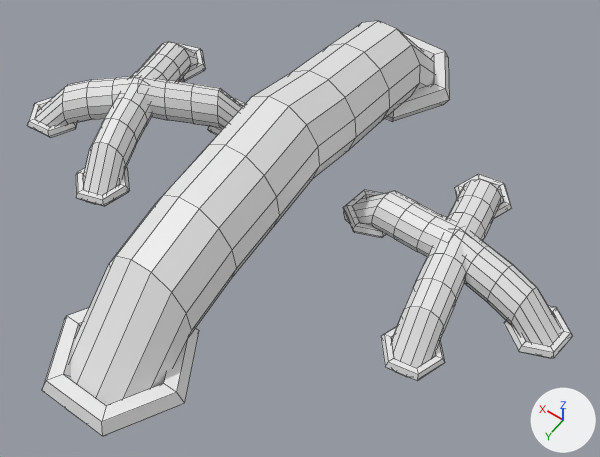
The FBX model proyecto/Assets/Assets/Ground/CasillaNave1.fbx, before and after one commit.
One viewpoint serves both versions: a camera (50 mm lens) standing at (-0.0842, 0.1097, 0.1819) and looking at (-0.012, 0.0086, 0.0231). Every picture has the same lights, and +X, +Y and +Z are marked at lower right. Mesh edges are drawn as thin lines.
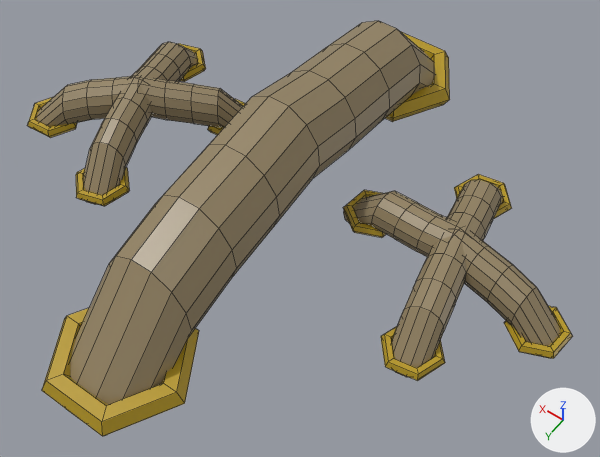
Changed parts and their boxes (x1, y1, x2, y2) in the pictures (600 x 457 px):
'Cilindro', recoloured (white to brown)
    both: (70, 21, 435, 405)
'Cilindro.005', recoloured (white to brown)
    both: (343, 191, 560, 346)
'Cilindro.004', recoloured (white to brown)
    both: (392, 180, 503, 377)
'Torus.001', recoloured (white to yellow)
    both: (42, 308, 199, 436)
'Cilindro.002', recoloured (white to brown)
    both: (37, 76, 243, 128)
'Cilindro.003', recoloured (white to brown)
    both: (83, 42, 198, 205)
'Torus', recoloured (grey to yellow)
    both: (385, 32, 450, 122)
'Torus.009', recoloured (white to yellow)
    both: (381, 327, 445, 381)
'Torus.011', recoloured (white to yellow)
    both: (504, 306, 573, 358)
'Torus.007', recoloured (white to yellow)
    both: (76, 167, 129, 206)
'Torus.010', recoloured (grey to yellow)
    both: (343, 190, 386, 238)
'Torus.005', recoloured (grey to yellow)
    both: (27, 97, 77, 138)
'Torus.008', recoloured (white to yellow)
    both: (454, 174, 512, 218)
'Torus.006', recoloured (grey to yellow)
    both: (178, 44, 206, 82)

The change, as a list of edits to the scene's bpy script:
```text
Add mat_material_001:
    mat_material_001 = principled_material('Material.001')
    mat_material_001.base_color = (0.299, 0.231, 0.128)  # brown #958464
    mat_material_001.roughness = 0.4
Add mat_material_002:
    mat_material_002 = principled_material('Material.002')
    mat_material_002.base_color = (0.48, 0.32, 0.0125)  # yellow #b8991d
    mat_material_002.roughness = 0.4
Change me_torus_010:
    where me_torus_010.from_pydata(...)  # 36 vertices, 36 faces; spans x -1.25..1.25, y -1.08..1.08, z -0.22..0.22
    add me_torus_010.materials.append(mat_material_002)  # yellow #b8991d
Change me_cilindro:
    where me_cilindro.from_pydata(...)  # 117 vertices, 106 faces; spans x -0.99..0.99, y -1.69..1.24, z -1.16..1.16
    add me_cilindro.materials.append(mat_material_001)  # brown #958464
Change me_cilindro_003:
    where me_cilindro_003.from_pydata(...)  # 117 vertices, 106 faces; spans x -0.99..0.99, y -1.69..1.24, z -1.16..1.16
    add me_cilindro_003.materials.append(mat_material_001)  # brown #958464
Change me_torus_007:
    where me_torus_007.from_pydata(...)  # 36 vertices, 36 faces; spans x -1.25..1.25, y -1.08..1.08, z -0.22..0.22
    add me_torus_007.materials.append(mat_material_002)  # yellow #b8991d
Change me_torus_001:
    where me_torus_001.from_pydata(...)  # 36 vertices, 36 faces; spans x -1.25..1.25, y -1.08..1.08, z -0.22..0.22
    add me_torus_001.materials.append(mat_material_002)  # yellow #b8991d
Change me_cilindro_006:
    where me_cilindro_006.from_pydata(...)  # 117 vertices, 106 faces; spans x -0.99..0.99, y -1.69..1.24, z -1.16..1.16
    add me_cilindro_006.materials.append(mat_material_001)  # brown #958464
Change me_torus_013:
    where me_torus_013.from_pydata(...)  # 36 vertices, 36 faces; spans x -1.25..1.25, y -1.08..1.08, z -0.22..0.22
    add me_torus_013.materials.append(mat_material_002)  # yellow #b8991d
Change me_torus_012:
    where me_torus_012.from_pydata(...)  # 36 vertices, 36 faces; spans x -1.25..1.25, y -1.08..1.08, z -0.22..0.22
    add me_torus_012.materials.append(mat_material_002)  # yellow #b8991d
Change me_torus:
    where me_torus.from_pydata(...)  # 36 vertices, 36 faces; spans x -1.25..1.25, y -1.08..1.08, z -0.22..0.22
    add me_torus.materials.append(mat_material_002)  # yellow #b8991d
Change me_torus_006:
    where me_torus_006.from_pydata(...)  # 36 vertices, 36 faces; spans x -1.25..1.25, y -1.08..1.08, z -0.22..0.22
    add me_torus_006.materials.append(mat_material_002)  # yellow #b8991d
Change me_torus_011:
    where me_torus_011.from_pydata(...)  # 36 vertices, 36 faces; spans x -1.25..1.25, y -1.08..1.08, z -0.22..0.22
    add me_torus_011.materials.append(mat_material_002)  # yellow #b8991d
Change me_cilindro_004:
    where me_cilindro_004.from_pydata(...)  # 117 vertices, 106 faces; spans x -0.99..0.99, y -1.69..1.24, z -1.16..1.16
    add me_cilindro_004.materials.append(mat_material_001)  # brown #958464
Change me_cilindro_007:
    where me_cilindro_007.from_pydata(...)  # 117 vertices, 106 faces; spans x -0.99..0.99, y -1.69..1.24, z -1.16..1.16
    add me_cilindro_007.materials.append(mat_material_001)  # brown #958464
Change me_torus_005:
    where me_torus_005.from_pydata(...)  # 36 vertices, 36 faces; spans x -1.25..1.25, y -1.08..1.08, z -0.22..0.22
    add me_torus_005.materials.append(mat_material_002)  # yellow #b8991d
```
